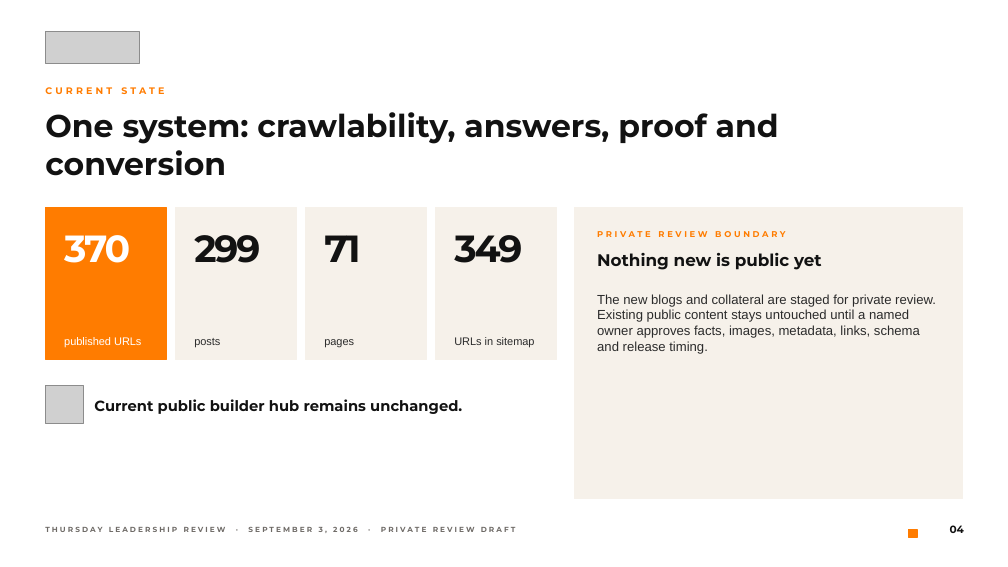
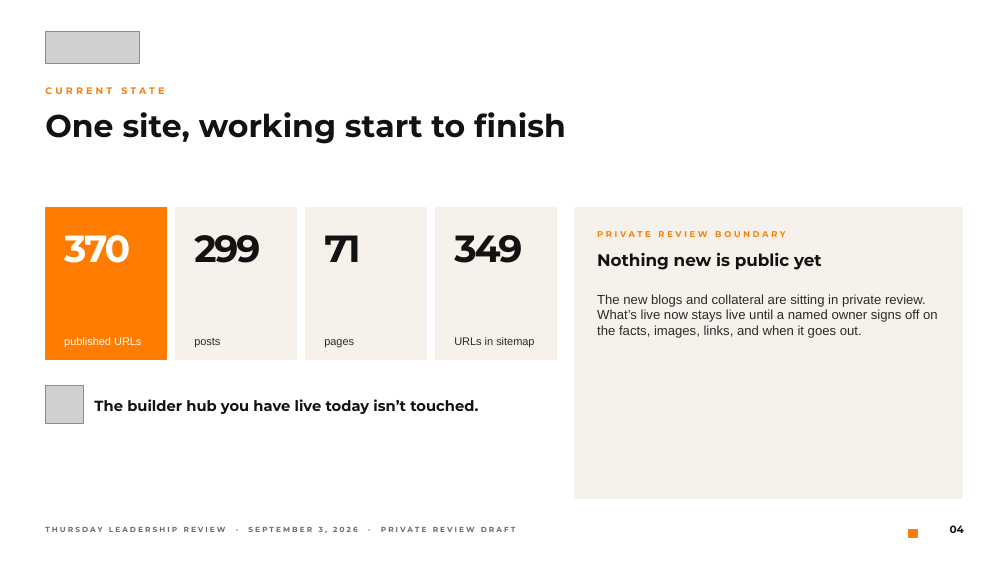
Before and after one commit to dillonmohr8777/client-operations-canonical, a slide deck: slide 4 of clients/bigorange-marketing/deliverables/2026-09-02-wordpress-growth-package-redesign/BigOrange-Thursday-WordPress-Growth-Review-2026-09-03.pptx. Drawn at 1008x567 pixels with LibreOffice and Linux fonts; fonts in the diff are those of the drawing; grey boxes stand for pictures. Boxes give left, top, right and bottom in pixels: in the first picture for what was removed or moved away, otherwise in the second. Text is boxed around its words. In the diff, an @@ line names an element or a change of style, - is before the commit and + after.

```diff
--- a/clients/bigorange-marketing/deliverables/2026-09-02-wordpress-growth-package-redesign/BigOrange-Thursday-WordPress-Growth-Review-2026-09-03.pptx
+++ b/clients/bigorange-marketing/deliverables/2026-09-02-wordpress-growth-package-redesign/BigOrange-Thursday-WordPress-Growth-Review-2026-09-03.pptx
@@ text at [45, 112, 566, 144]: text changed @@
-One system: crawlability, answers, proof and conversion
+One site, working start to finish
@@ text at [597, 294, 938, 338]: text changed @@
-The new blogs and collateral are staged for private review. Existing public content stays untouched until a named owner approves facts, images, metadata, links, schema and release timing.
+The new blogs and collateral are sitting in private review. What’s live now stays live until a named owner signs off on the facts, images, links, and when it goes out.
@@ text at [94, 399, 478, 414]: text changed @@
-Current public builder hub remains unchanged.
+The builder hub you have live today isn’t touched.
```
Also in this commit, not shown: 13 other slides changed, 18 other files.
